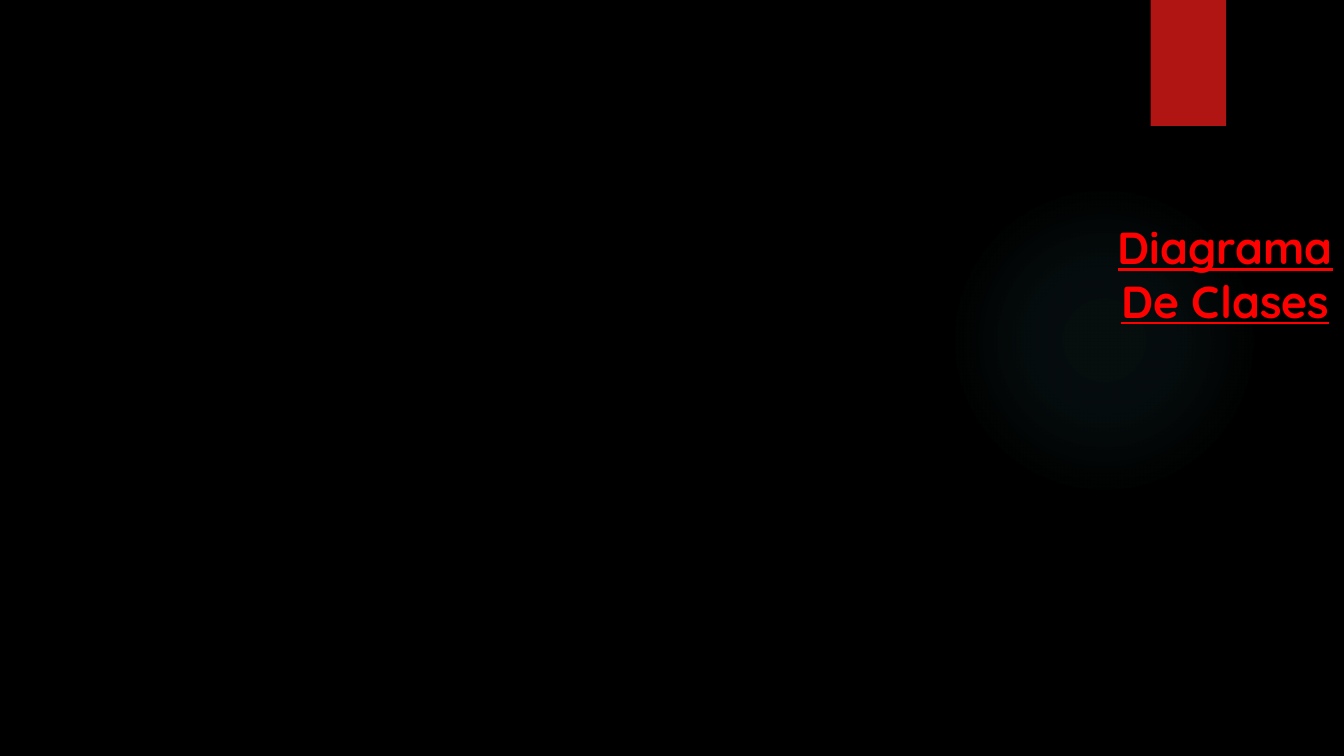
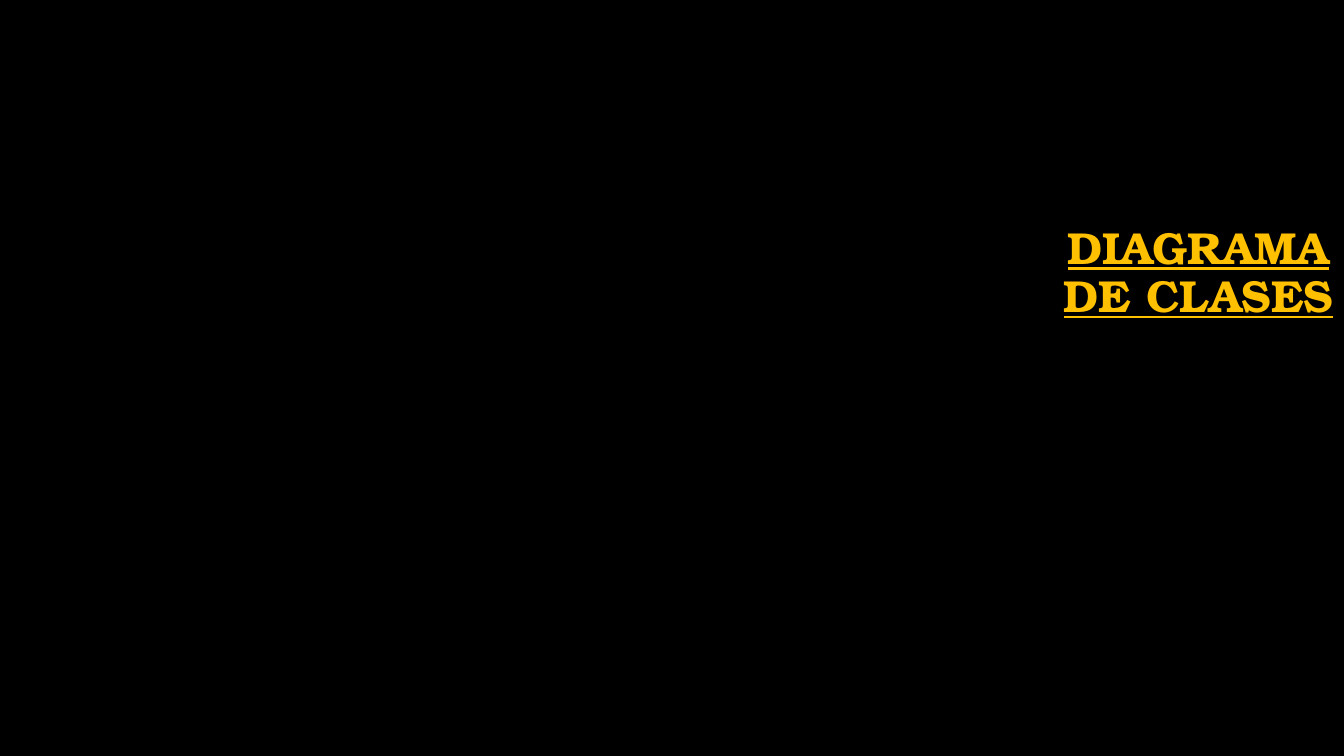
Before and after one commit to Fleon02/VolandoVoy, a slide deck: slide 9 of Presentación Trabajo Fin De Grado David Corredor Miguel, Antonio Castillo y Francisco Leon.pptx (slide 8 before the commit). Drawn at 1344x756 pixels with LibreOffice and Linux fonts; fonts in the diff are those of the drawing; background and template pictures are left out. Boxes give left, top, right and bottom in pixels: in the first picture for what was removed or moved away, otherwise in the second. Text is boxed around its words. In the diff, an @@ line names an element or a change of style, - is before the commit and + after.

```diff
--- a/Presentación Trabajo Fin De Grado David Corredor Miguel, Antonio Castillo y Francisco Leon.pptx
+++ b/Presentación Trabajo Fin De Grado David Corredor Miguel, Antonio Castillo y Francisco Leon.pptx
@@ rectangle removed at <box>1150,0,1226,126</box> @@
@@ ellipse removed at <box>949,185,1259,495</box> @@
@@ title at <box>1064,233,1333,318</box>: text changed; font Quicksand to TeX Gyre Bonum; text colour #FF0000 to #FFC000 @@
-Diagrama De Clases
+DIAGRAMA DE CLASES
```
Also in this commit, not shown: 13 other slides changed, 9 slides added, 2 slides removed, 1 other file.
